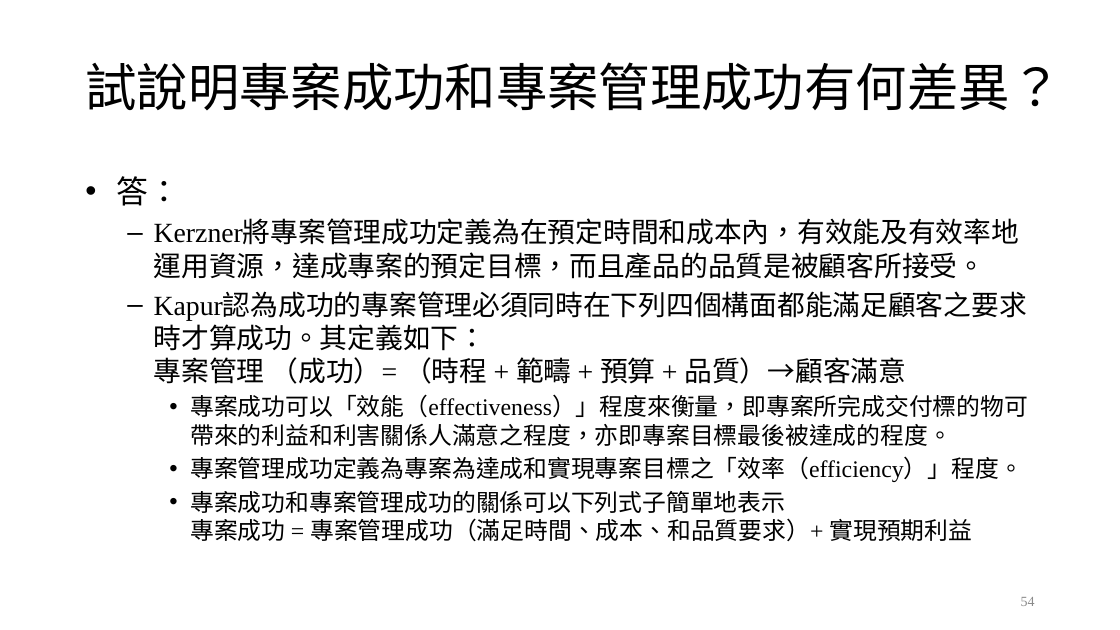
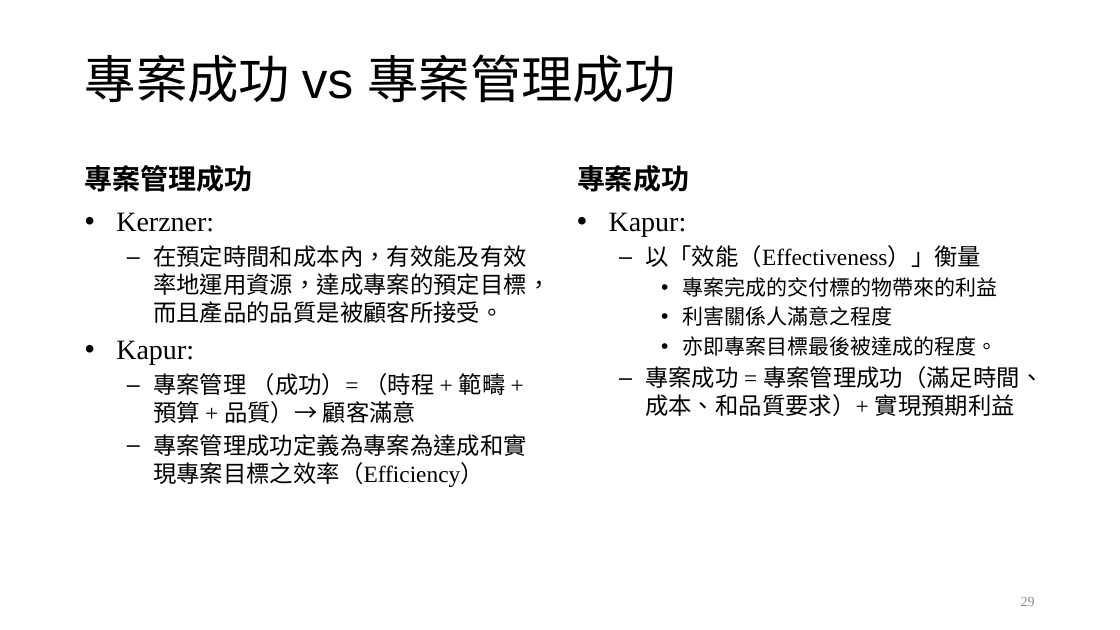
Before and after one commit to ywdeng/uscojywdeng, a slide deck: slide 29 of src/assets/1091/ProjectManagement/CH01/01.pptx (slide 54 before the commit). Drawn at 1120x630 pixels with LibreOffice and Linux fonts; fonts in the diff are those of the drawing. Boxes give left, top, right and bottom in pixels: in the first picture for what was removed or moved away, otherwise in the second. Text is boxed around its words. In the diff, an @@ line names an element or a change of style, - is before the commit and + after.

```diff
--- a/src/assets/1091/ProjectManagement/CH01/01.pptx
+++ b/src/assets/1091/ProjectManagement/CH01/01.pptx
@@ title at [85,54,676,102]: text changed @@
-試說明專案成功和專案管理成功有何差異？
+專案成功 vs 專案管理成功
@@ text added at [85,165,253,192], 24 pt, text #000000, bold @@
+專案管理成功
@@ text added at [577,165,689,192], 24 pt, text #000000, bold @@
+專案成功
@@ text at [116,212,550,487]: text changed; size 20.4 to 20 pt @@
-• 答：
-  – Kerzner將專案管理成功定義為在預定時間和成本內，有效能及有效率地運用資源，達成專案的預定目標，而且產品的品質是被顧客所接受。
-  – Kapur認為成功的專案管理必須同時在下列四個構面都能滿足顧客之要求時才算成功。其定義如下：
-    專案管理 （成功）= （時程 + 範疇 + 預算 + 品質）→顧客滿意
-    • 專案成功可以「效能（effectiveness）」程度來衡量，即專案所完成交付標的物可帶來的利益和利害關係人滿意之程度，亦即專案目標最後被達成的程度。
-    • 專案管理成功定義為專案為達成和實現專案目標之「效率（efficiency）」程度。
-    • 專案成功和專案管理成功的關係可以下列式子簡單地表示
-      專案成功 = 專案管理成功（滿足時間、成本、和品質要求）+ 實現預期利益
+• Kerzner:
+  – 在預定時間和成本內，有效能及有效率地運用資源，達成專案的預定目標，而且產品的品質是被顧客所接受。
+• Kapur:
+  – 專案管理 （成功）= （時程 + 範疇 + 預算 + 品質）→ 顧客滿意
+  – 專案管理成功定義為專案為達成和實現專案目標之效率（Efficiency）
@@ text added at [609,212,1043,416], 20 pt, text #000000 @@
+• Kapur:
+  – 以「效能（Effectiveness）」衡量
+    • 專案完成的交付標的物帶來的利益
+    • 利害關係人滿意之程度
+    • 亦即專案目標最後被達成的程度。
+  – 專案成功 = 專案管理成功（滿足時間、成本、和品質要求）+ 實現預期利益
@@ page number at [1021,597,1035,606]: text changed @@
-54
+29
```
Also in this commit, not shown: 12 other slides changed, 9 slides added, 6 other files.
